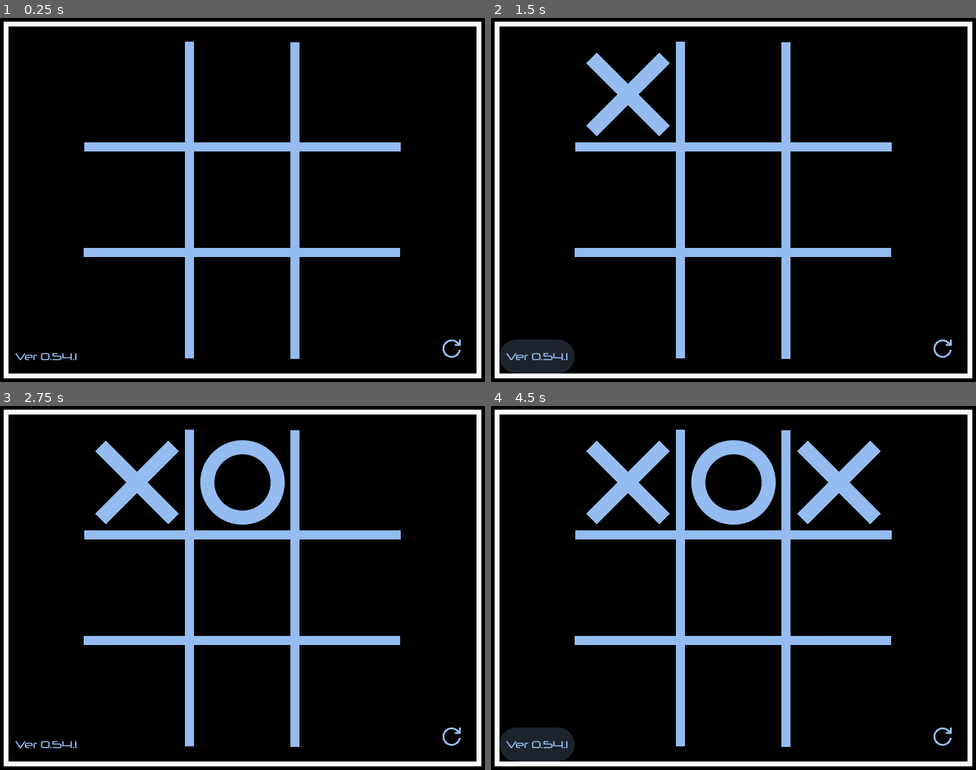
Above: before the commit, frames 1-4 (two rows, left to right).
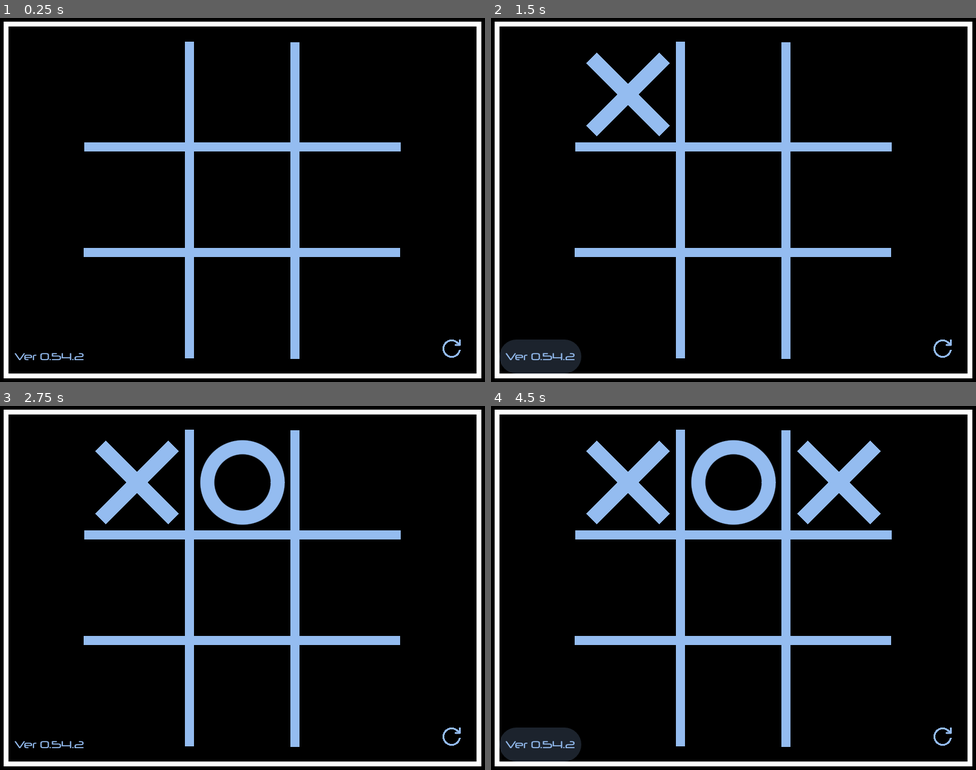
Above: after the commit, the same moments.

Repository: joshuafolkken/tic-tac-toe
Game: Godot game, scene res://scenes/main.tscn
Two runs of this game, one before a commit and one after it. Both use one fixed random seed, a clock stepped at 60 frames per second and the inputs below.
Inputs (mouse positions are in pixels of both pictures, inside the frame that each line leads up to):
- Up to frame 1 (0.25 s): no input
- Up to frame 2 (1.5 s): click (626, 94) at 0.52 s; click "Ver 0.54.1" (after the commit: "Ver 0.54.2") at 1.25 s
- Up to frame 3 (2.75 s): click (242, 482) at 2.02 s
- Up to frame 4 (4.5 s): click "Ver 0.54.1" (after the commit: "Ver 0.54.2") at 2.75 s; click (840, 482) at 3.52 s; click "Ver 0.54.1" (after the commit: "Ver 0.54.2") at 4.25 s

The runs differ from the first frame. In frame 1, 0.1% of the frame differs, in the area x 3-18%, y 92-94%; in frame 2, 0.2%, in the area x 3-19%, y 88-98%; in frame 3, 0.1%; in frame 4, 0.2%.

Commit message:
fix: auto tag workflow #164

Diff:
--- a/project.godot
+++ b/project.godot
@@ -11,7 +11,7 @@
 [application]
 
 config/name="Tic Tac Toe"
-config/version="0.54.1"
+config/version="0.54.2"
 run/main_scene="res://scenes/main.tscn"
 config/features=PackedStringArray("4.3", "GL Compatibility")
 config/icon="res://icon.svg"
Not shown, changed: .github/workflows/deploy-web.yml
